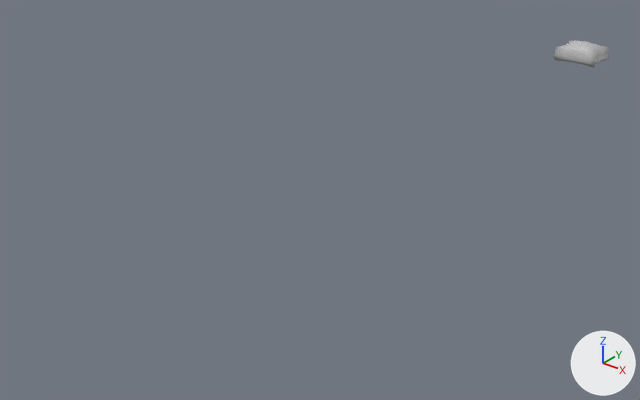
The Blender file Assets/Blender Files/Assets/Pillow.blend: old version first, new version second.
One viewpoint serves both versions: a 50 mm lens placed at (13.1, -32.7, 10.0), pointed at (-1.6, -14.4, -1.4). Lighting does not change. The marker at lower right points along +X, +Y and +Z.
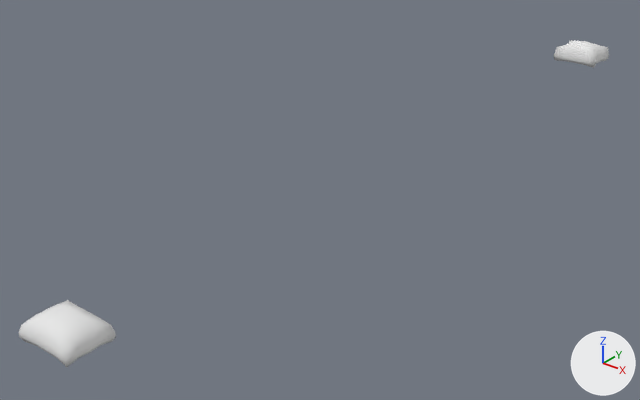
The newer file is also rescaled (x0.744), turned or shifted as a whole; pictures and numbers use the older file's frame.

What differs and where, as boxes (x1, y1, x2, y2) in the pictures (640 x 400 px):
'Plane.001', added: after (19, 300, 116, 367)
'Plane', recoloured (grey to white): (554, 40, 609, 68) in both

The change, as a list of edits to the scene's bpy script:
```text
Add mat_pillow:
    mat_pillow = diffuse_material('Pillow')
    mat_pillow.base_color = (0.8, 0.8, 0.8)  # white #e7e7e7
Change me_plane:
    where me_plane.from_pydata(...)  # 82 vertices, 84 faces; spans x -0.454..0.455, y -0.24..0.238, z -0.256..0.28
    remove me_plane.materials.append(mat_untitled)  # grey #bcbcbc
    add me_plane.materials.append(mat_pillow)  # white #e7e7e7
Add me_plane_001:
    me_plane_001.from_pydata(...)  # 82 vertices, 84 faces; spans x -0.572..0.569, y -0.447..0.473, z -0.168..0.293
    me_plane_001.polygons.foreach_set('use_smooth', [True] * 84)
    me_plane_001.materials.append(mat_pillow)  # white #e7e7e7
Add ob_plane_001:
    ob_plane_001 = bpy.data.objects.new('Plane.001', me_plane_001)
    ob_plane_001.location = (0.0, -24.4, 0.0)
    ob_plane_001.scale = (1.34, 1.34, 1.34)
```
